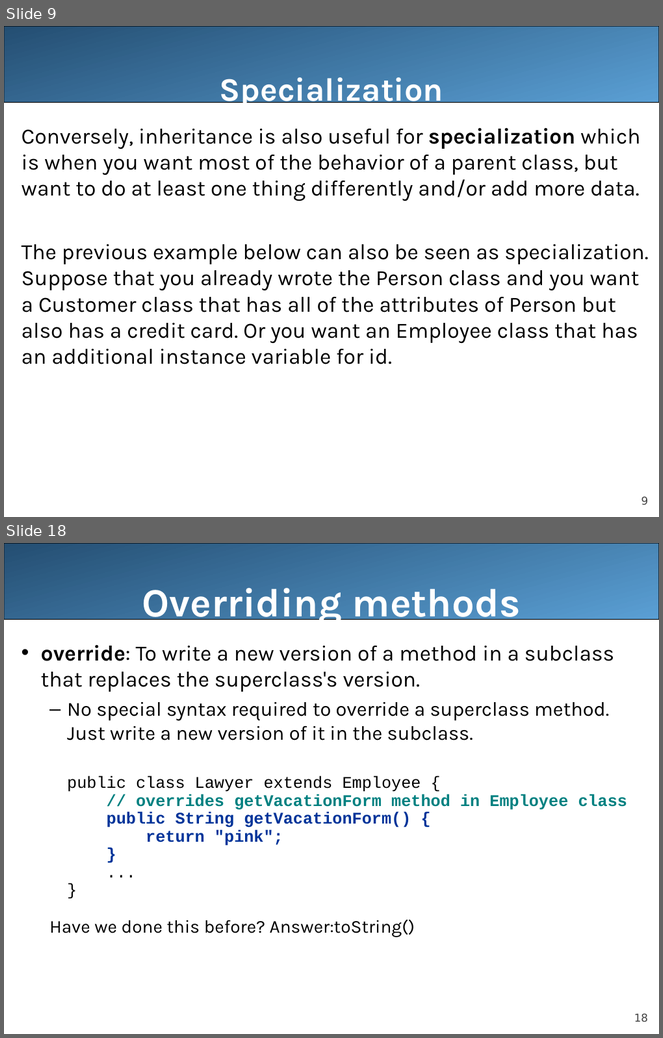
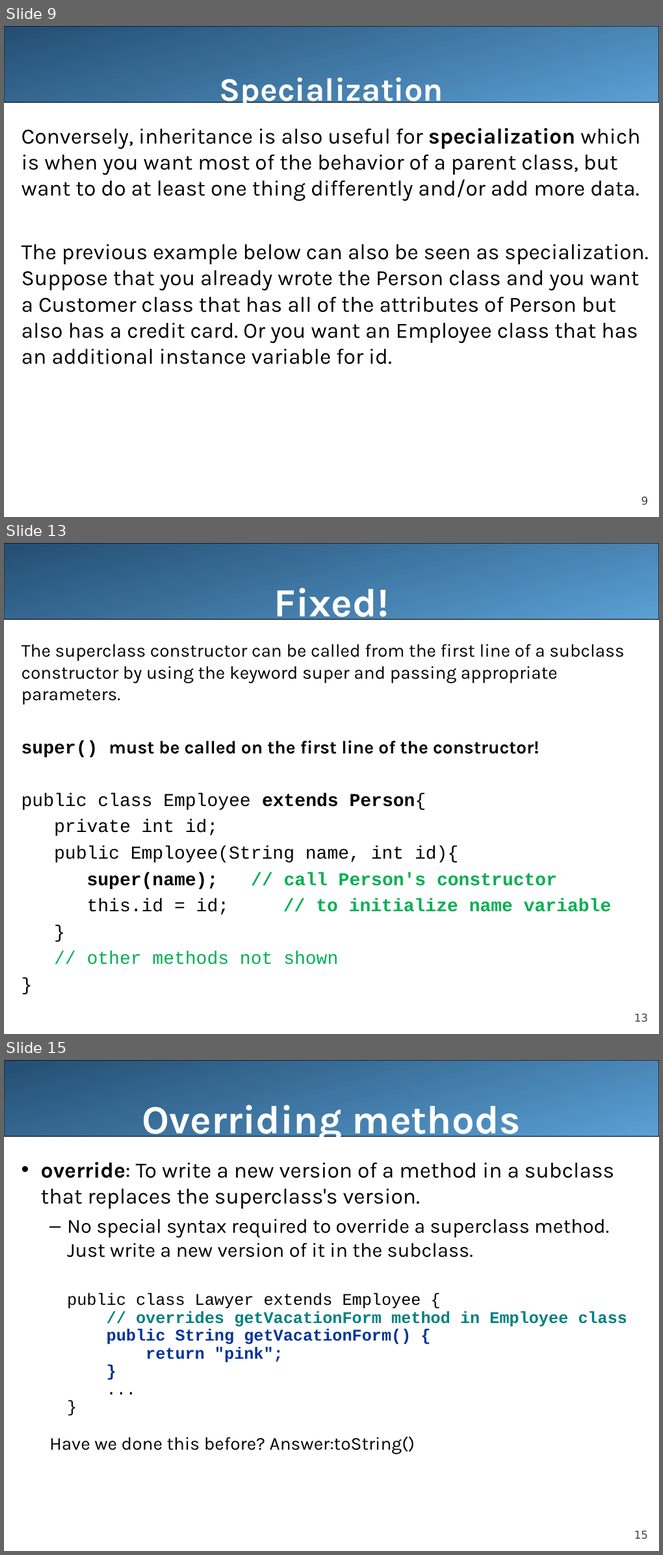
Before and after one commit to LongBaoNguyen/longbaonguyen.github.io, a slide deck: courses/apcsa/lecture21.ppt. Shown one above the other, each under a label of ours: slides 9 and 18 before the commit, slides 9, 13 and 15 after it; the slides between them are not shown. The pictures are 663x1038 and 663x1555 pixels, drawn with LibreOffice and Linux fonts; fonts in the diff are those of the drawing. Boxes give left, top, right and bottom in pixels: in the first picture for what was removed or moved away, otherwise in the second. Text is boxed around its words. In the diff, an @@ line names an element or a change of style, - is before the commit and + after.

```diff
--- a/courses/apcsa/lecture21.ppt
+++ b/courses/apcsa/lecture21.ppt
@@ slide 13 added at [4,543,659,1034], background #FFFFFF; not listed: 2 template elements that a slide beside it also shows @@
@@ title added at [274,588,389,626], 44 pt, text #FFFFFF, bold @@
+Fixed!
@@ text added at [22,644,624,965], 20 pt, text #000000 @@
+The superclass constructor can be called from the first line of a subclass constructor by using the keyword super and passing appropriate parameters.
+super() must be called on the first line of the constructor!
+public class Employee extends Person{
+private int id;
+public Employee(String name, int id){
+super(name); // call Person's constructor
+this.id = id; // to initialize name variable
+}
+// other methods not shown
+}
@@ what was slide 18 is now slide 15 @@
@@ page number at [634,1531,648,1539]: text changed @@
-18
+15
```
Also in this commit, not shown: 2 slides changed, 2 other slides added, 6 slides removed, 4 other files.
